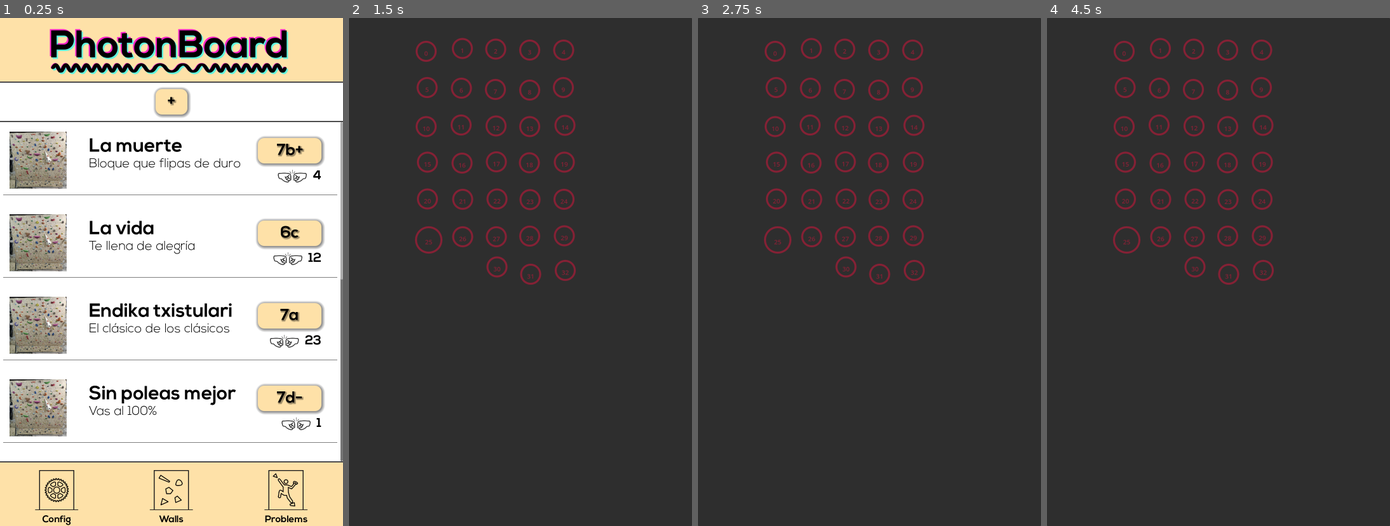
Above: before the commit, frames 1-4 (left to right).
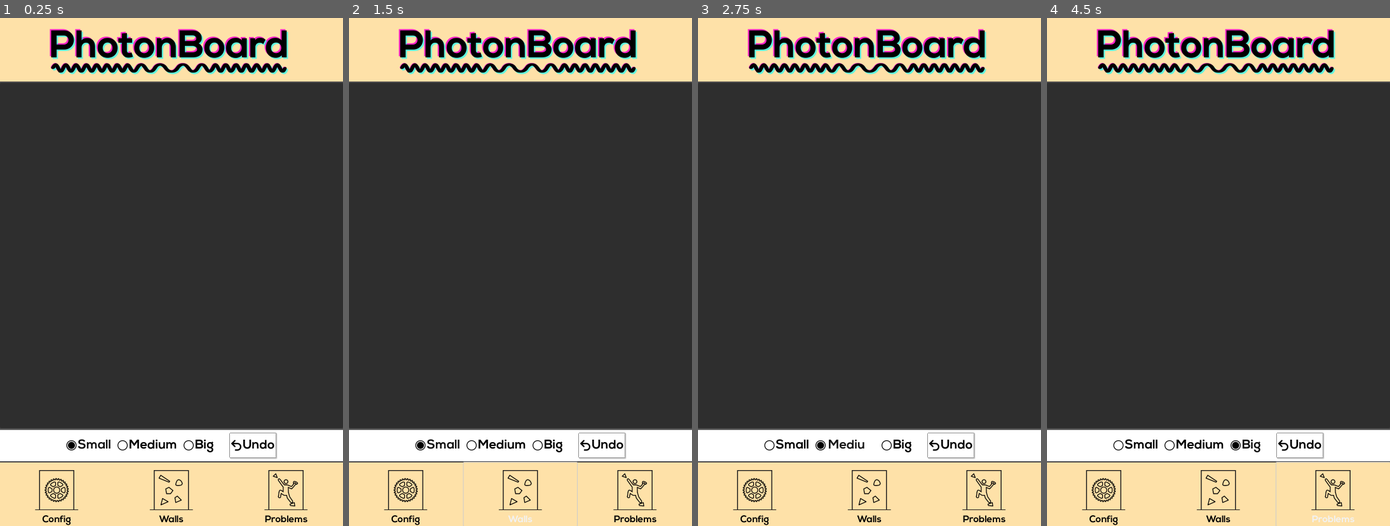
Above: after the commit, the same moments.

Repository: ladecadence/PhotonboardApp
Game: Godot game, scene res://screens/wall_new_2.tscn
Two runs of this game, one before a commit and one after it. Both use one fixed random seed, a clock stepped at 60 frames per second and the inputs below. This scene is started directly instead of the project's main scene.
Inputs (mouse positions are in pixels of both pictures, inside the frame that each line leads up to):
- Up to frame 1 (0.25 s): no input
- Up to frame 2 (1.5 s): click (438, 444) at 0.5 s, where only the run after the commit has a clickable "Small"; click "Walls" at 1.25 s
- Up to frame 3 (2.75 s): click (845, 444) at 2 s, where only the run after the commit has a clickable "Medium"
- Up to frame 4 (4.5 s): click (1245, 444) at 2.75 s, where only the run after the commit has a clickable "Big"; click (1300, 444) at 3.5 s, where only the run after the commit has a clickable "Undo"; click (1331, 495) at 4.25 s, where only the run after the commit has a clickable "Problems"

The runs differ from the first frame. In frame 1, 69% of the frame differs, in the area x 0-100%, y 12-88%; in frame 2, 34%; in frame 3, 34%; in frame 4, 34%.
Error before the commit: Invalid access to property or key 'holds' on a base object of type 'Nil'. (res://scripts/wall_widget.gd:48)
Error after the commit: Parse Error: Could not find type "SQLite" in the current scope. (res://scripts/AppManager.gd:11)

Commit message:
Initial support for store data in SQLite DB

Diff:
--- a/components/wall_new_2.gd
+++ b/components/wall_new_2.gd
@@ -1,7 +1,7 @@
 extends MarginContainer
 
 func _ready() -> void:
-	$VBoxContainer/MarginContainer/WallWidget.change_mode(WallWidget.WALL_MODE.CREATE)
+	$VBoxContainer/MarginContainer/WallWidget.change_mode(WallWidget.WALL_MODE.EDIT)
 	$VBoxContainer/MarginContainer/WallWidget.setOffset($VBoxContainer/Header.get_rect().size)
 
 func loadData(data):
--- a/scripts/AppManager.gd
+++ b/scripts/AppManager.gd
@@ -7,12 +7,21 @@
 var current_scene = null
 var wall_ip: String = "127.0.0.1"
 
+# database
+var db : SQLite = null
+const verbosity_level : int = SQLite.VERBOSE
+var db_file := "user://database.sqlite"
+
 func _ready() -> void:
 	# Copy wall image to user dir. JUST FOR TESTS. TODO remove this
-	var img_texture_path := "res://images/wall0001.jpg"
+	var img_texture_path := "res://images/wall0002.jpg"
 	var img_texture := load(img_texture_path)
 	var image = img_texture.get_image()
-	image.save_jpg("user://wall01.jpg")
+	image.save_jpg("user://wall02.jpg")
+
+	# database
+	if not FileAccess.file_exists(db_file):
+		init_database()
 
 	load_config()
 
@@ -111,3 +120,46 @@
 		for i in node_data.keys():
 			if i == "wall_ip":
 				wall_ip = node_data[i]
+
+func send_problem(p: Problem):
+	var endpoint = "http://" + wall_ip + "/load"
+	var data = []
+	for h in p.holds:
+		data.append({"number": h.id, "color:": h.type})
+	print(JSON.stringify(data))
+
+func init_database():
+	db = SQLite.new()
+	db.path = db_file
+	db.verbosity_level = verbosity_level
+	# Open the database using the db_name found in the path variable
+	db.open_db()
+
+	# walls
+	var table_walls : Dictionary = Dictionary()
+	table_walls["_id"] = {"data_type":"int", "primary_key": true, "not_null": true}
+	table_walls["id"] = {"data_type":"text", "not_null": true}
+	table_walls["name"] = {"data_type":"text", "not_null": true}
+	table_walls["description"] = {"data_type":"text", "not_null": true}
+	table_walls["adjustable"] = {"data_type":"int", "not_null": true}
+	table_walls["deg_min"] = {"data_type":"real"}
+	table_walls["deg_max"] = {"data_type":"real"}
+	table_walls["image"] = {"data_type":"blob", "not_null": true}
+	table_walls["holds"] = {"data_type":"string", "not_null": true}
+	db.create_table("walls", table_walls)
+
+	# problems
+	var table_problems : Dictionary = Dictionary()
+	table_problems["_id"] = {"data_type":"int", "primary_key": true, "not_null": true}
+	table_problems["id"] = {"data_type":"text", "not_null": true}
+	table_problems["wallid"] = {"data_type":"text", "not_null": true}
+	table_problems["name"] = {"data_type":"text", "not_null": true}
+	table_problems["description"] = {"data_type":"text", "not_null": true}
+	table_problems["rating"] = {"data_type":"real", "not_null": true}
+	table_problems["grade"] = {"data_type":"text", "not_null": true}
+	table_problems["sends"] = {"data_type":"int", "not_null": true}
+	table_problems["holds"] = {"data_type":"string", "not_null": true}
+	db.create_table("problems", table_problems)
+
+	# Close the current database
+	db.close_db()
Not shown, added: addons/godot-sqlite/gdsqlite.gdextension.uid
Not shown, added: addons/godot-sqlite/godot-sqlite.gd
Not shown, added: addons/godot-sqlite/godot-sqlite.gd.uid
Not shown, added: addons/godot-sqlite/plugin.cfg
Not shown, added: addons/godot-sqlite/LICENSE.md
Not shown, added: addons/godot-sqlite/bin/libgdsqlite.android.template_debug.arm64.so
Not shown, added: addons/godot-sqlite/bin/libgdsqlite.android.template_debug.x86_64.so
Not shown, added: addons/godot-sqlite/bin/libgdsqlite.android.template_release.arm64.so
Not shown, added: addons/godot-sqlite/bin/libgdsqlite.android.template_release.x86_64.so
Not shown, added: addons/godot-sqlite/bin/libgdsqlite.ios.template_debug.arm64.dylib
Not shown, added: addons/godot-sqlite/bin/libgdsqlite.ios.template_debug.xcframework/Info.plist
Not shown, added: addons/godot-sqlite/bin/libgdsqlite.ios.template_debug.xcframework/ios-arm64/libgdsqlite.ios.template_debug.a
(and 24 more such lines)
